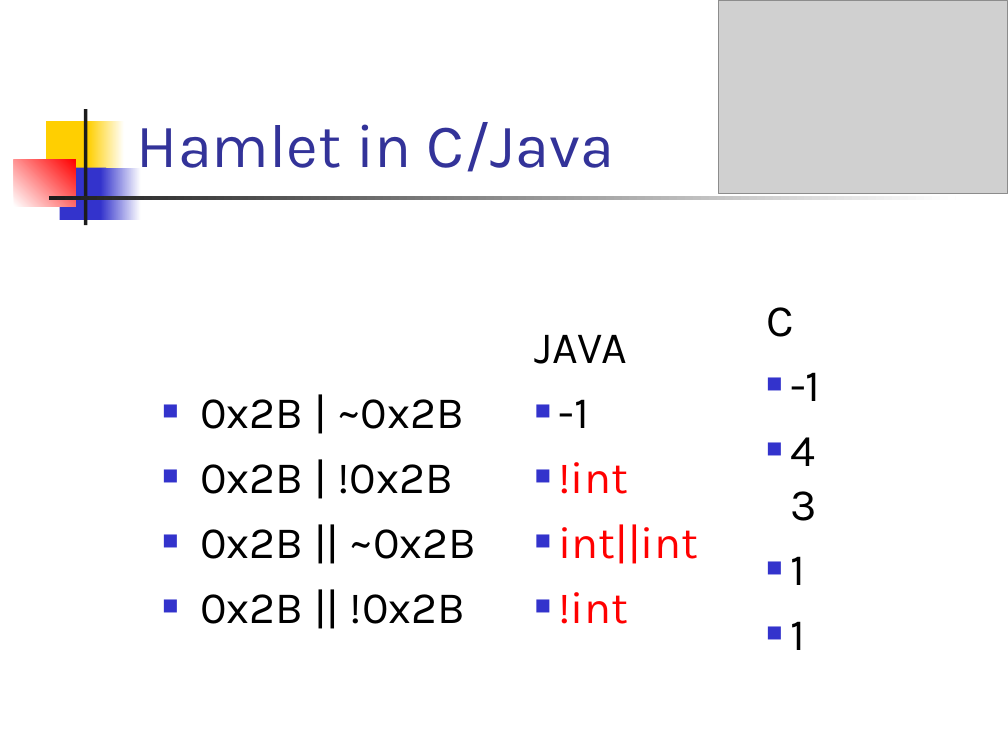
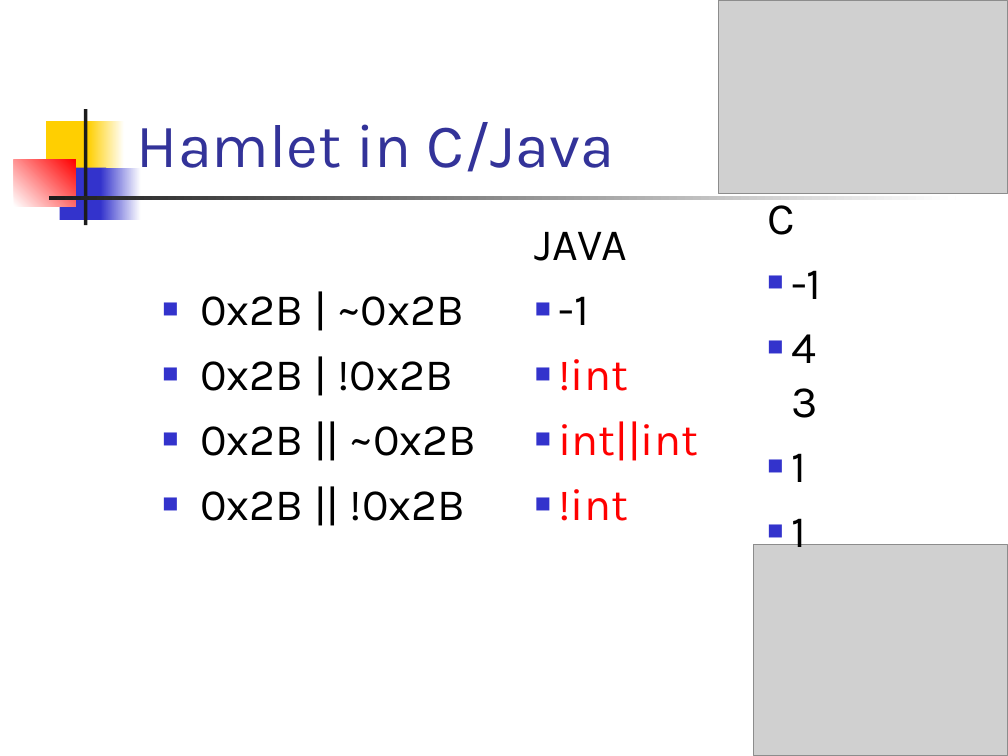
Before and after one commit to Programovanie4/Prednasky, a slide deck: slide 11 of 02/02_java.ppt (slide 10 before the commit). Drawn at 1008x756 pixels with LibreOffice and Linux fonts; fonts in the diff are those of the drawing; grey boxes stand for pictures. Boxes give left, top, right and bottom in pixels: in the first picture for what was removed or moved away, otherwise in the second. Text is boxed around its words. In the diff, an @@ line names an element or a change of style, - is before the commit and + after.

```diff
--- a/02/02_java.ppt
+++ b/02/02_java.ppt
@@ text "C" rewrapped from <box>766,307,820,650</box> to <box>767,193,821,558</box> @@
@@ text "JAVA": place and size @@
-text "JAVA" at <box>535,335,699,624</box>
+text "JAVA" at <box>535,232,699,521</box>
@@ text "0x2B | ~0x2B": place and size @@
-text "0x2B | ~0x2B" at <box>200,399,477,624</box>
+text "0x2B | ~0x2B" at <box>200,296,477,521</box>
@@ picture added at <box>754,544,1008,756</box> @@
```
Also in this commit, not shown: 11 other slides changed, 1 slide added, 1 other file.
